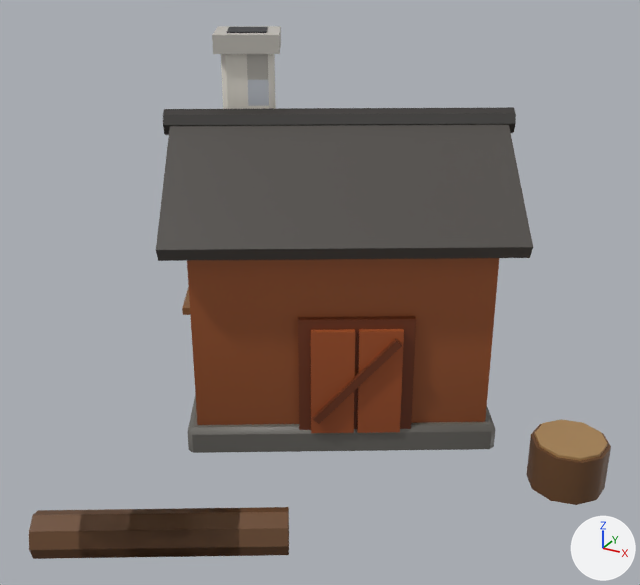
Before and after pictures for a commit that changed the glTF model art/models/building_2.glb.
The view is the same before and after, from a 50 mm lens placed at (0.622, -1.192, 0.768), pointed at (0.055, -0.161, 0.253). The axes (+X, +Y, +Z) are drawn at lower right. The lights are the same throughout. The older version comes first. Vertices at exactly the same position are counted once.

Objects in the first picture: 'building_2'.
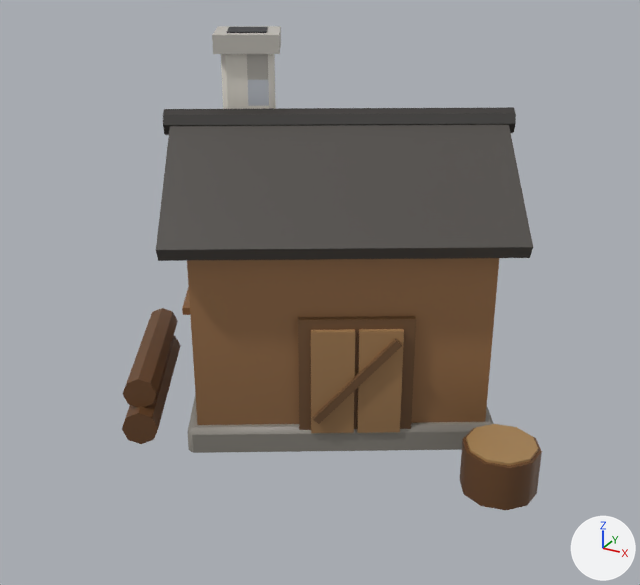
Location of each change, [x1, y1, x2, y2] in pixels of the pictures (640 x 585 px; the box of a moved part takes in the faces that stretch with it):
'building_2', reshaped (28% narrower, 9% shorter)
    before: [29, 26, 611, 559]
    after: [122, 26, 542, 510]
part 1 of me_building_2, deleted (brown)
    before: [535, 419, 608, 461]
part 2 of me_building_2, deleted (brown)
    before: [29, 508, 193, 559]
part 3 of me_building_2, moved or reshaped
    before: [79, 507, 289, 558]
    after: [122, 308, 181, 444]
part 4 of me_building_2, reshaped
    before: [526, 423, 611, 505]
    after: [460, 424, 542, 510]
part 5 of me_building_2, recoloured
    before: [187, 258, 611, 501]
    after: [187, 258, 536, 466]

Diff of the bpy script that builds the scene:
```diff
--- a/art/models/building_2.glb.py
+++ b/art/models/building_2.glb.py
@@ me_building_2 @@
 # used by ob_building_2; location = (0.0, 0.0, 0.0)
-me_building_2.from_pydata(...)  # 274 vertices, 426 faces; spans x -0.331..0.471, y -0.59..0.319, z 0.0..0.59
+me_building_2.from_pydata(...)  # 258 vertices, 398 faces; spans x -0.348..0.389, y -0.319..0.319, z 0.0..0.59
+# me_building_2 part 1: the loose piece of 20 vertices spanning x 0.368..0.466, y -0.132..-0.033, z 0.07..0.074 is deleted
+# me_building_2 part 2: the loose piece of 16 vertices spanning x -0.153..0.05, y -0.59..-0.438, z 0.0..0.06 is deleted
+# me_building_2 part 3
+# 23 vertices are removed from x -0.095..0.157, y -0.56..-0.377, z 0.0..0.06
+# 54 faces are deleted
+# 9 vertices move from x -0.099..-0.016, y -0.529..-0.477, z 0.0..0.06 to x -0.209..-0.159, y -0.316..-0.285, z 0.0..0.06
+# 10 vertices are added at x -0.346..-0.166, y -0.292..-0.047, z 0.048..0.104
+# 7 new vertices lie (-0.14, 0.242, 0.0) away from vertices in x -0.046..-0.016, y -0.529..-0.477, z 0.0..0.06
+# 6 new vertices lie (0.13, -0.225, 0.0) away from vertices in x -0.346..-0.301, y -0.073..-0.047, z 0.06..0.104
+# 54 new faces join them
+# me_building_2 part 4
+# 8 vertices are removed from x 0.367..0.467, y -0.13..-0.028, z 0.0..0.07
+# 21 faces are deleted
+# 12 vertices move from x 0.363..0.471, y -0.137..-0.028, z 0.0..0.07 to x 0.285..0.384, y -0.191..-0.091, z 0.0..0.074
+# 13 vertices are added at x 0.282..0.389, y -0.196..-0.086, z 0.0..0.07
+# 10 new vertices lie (0.0, 0.0, 0.07) away from vertices in x 0.282..0.423, y -0.196..-0.028, z 0.0
+# 5 new vertices lie (0.0, 0.0, 0.004) away from vertices in x 0.287..0.467, y -0.152..-0.06, z 0.0..0.07
+# 57 new faces join them
+# me_building_2 part 5: 93 kept faces spanning x -0.297..0.384, y -0.282..0.282, z 0.0..0.448 get new vertex colours
 me_building_2.materials.append(mat_defaultmaterial)
```
